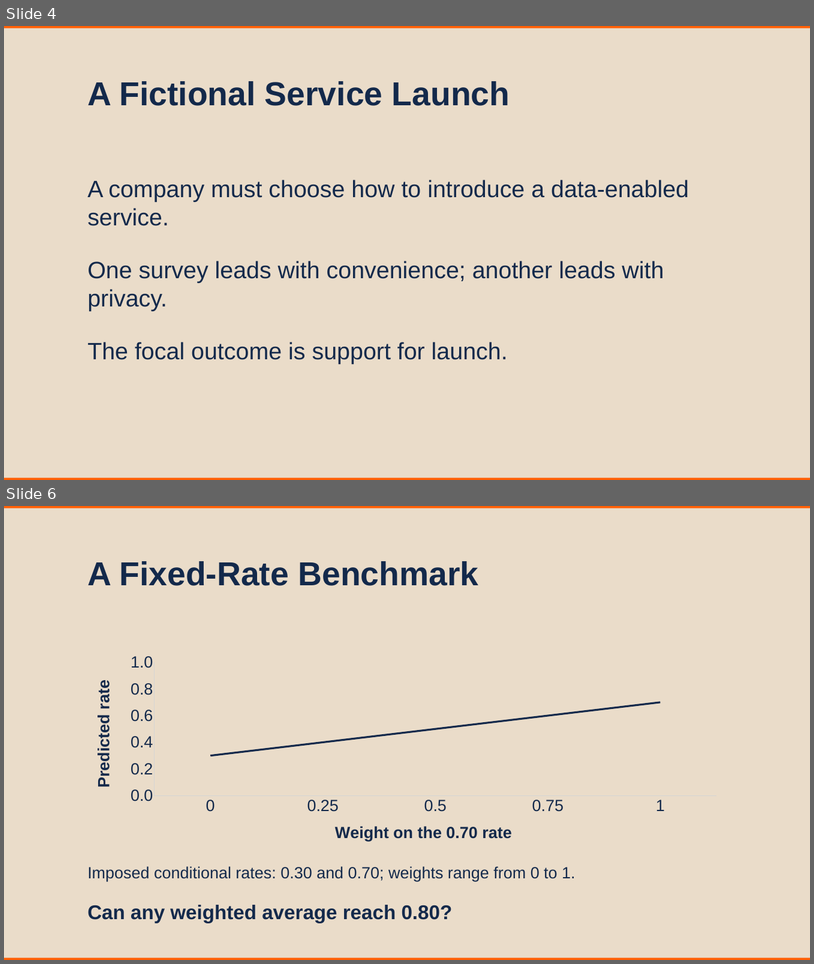
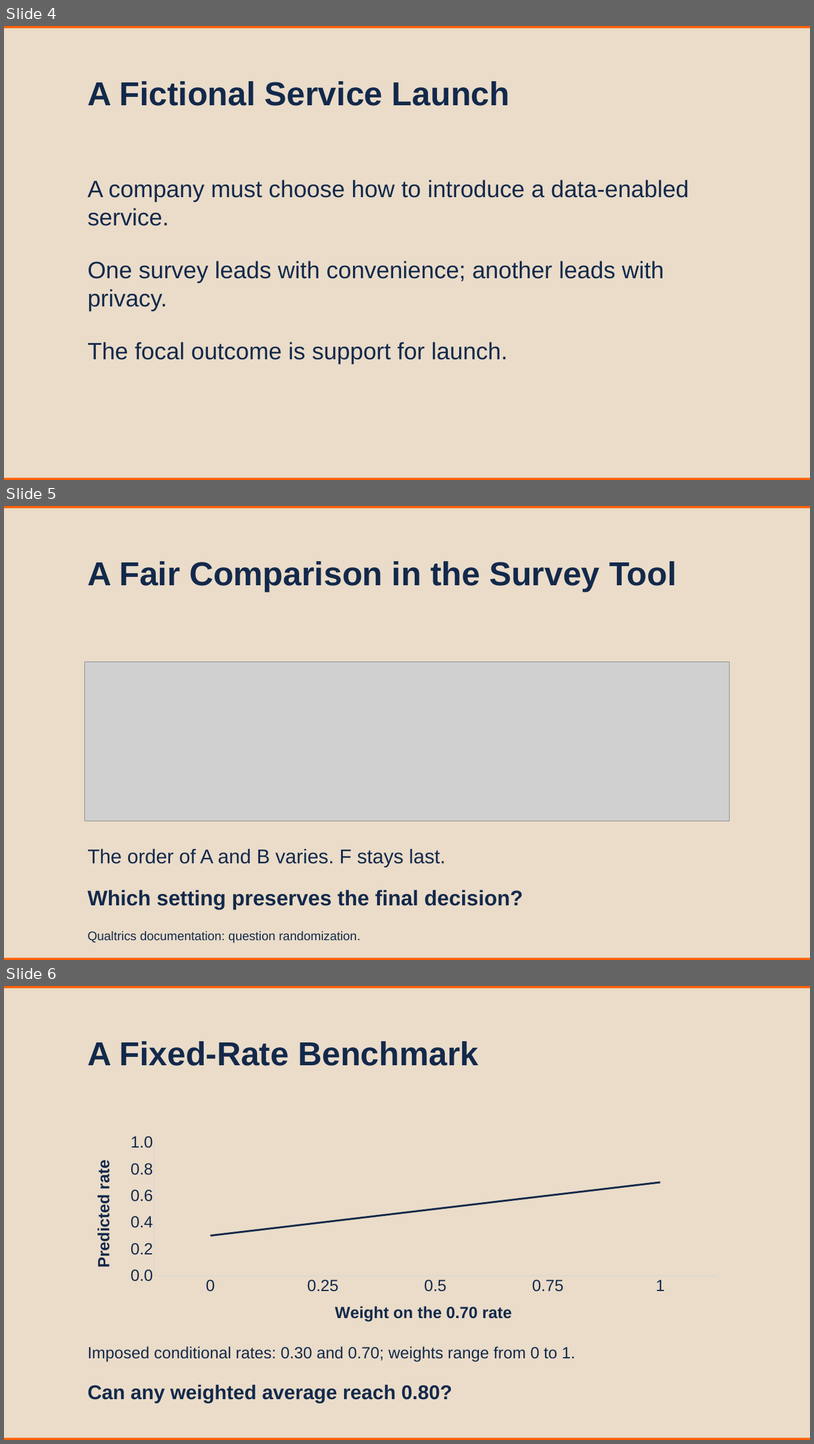
Before and after one commit to nene88991999/MSBAi_QuantumCognition, a slide deck: 03_Live_Sessions/M1S1_Judgment_and_the_Survey_Decision.pptx. Shown one above the other, each under a label of ours: slides 4 and 6 before the commit, slides 4, 5 and 6 after it; the slides between them are not shown. The pictures are 814x964 and 814x1444 pixels, drawn with LibreOffice and Linux fonts; fonts in the diff are those of the drawing; grey boxes stand for pictures. Boxes give left, top, right and bottom in pixels: in the first picture for what was removed or moved away, otherwise in the second. Text is boxed around its words. In the diff, an @@ line names an element or a change of style, - is before the commit and + after.

```diff
--- a/03_Live_Sessions/M1S1_Judgment_and_the_Survey_Decision.pptx
+++ b/03_Live_Sessions/M1S1_Judgment_and_the_Survey_Decision.pptx
@@ slide 5 added at (4,506,810,960), background #EADCC9 @@
@@ rectangle added at (4,506,810,508), fill #FF5F05 @@
@@ text added at (87,561,677,591), 80 pt, text #13294B, bold @@
+A Fair Comparison in the Survey Tool
@@ picture added at (84,661,730,820) @@
@@ text added at (87,849,446,867), 48 pt, text #13294B @@
+The order of A and B varies. F stays last.
@@ text added at (87,889,523,909), 51 pt, text #13294B, bold @@
+Which setting preserves the final decision?
@@ text added at (87,931,360,942), 30 pt, text #13294B @@
+Qualtrics documentation: question randomization.
@@ rectangle added at (4,957,810,960), fill #FF5F05 @@
```
Also in this commit, not shown: 2 other slides added, 3 slides removed, 34 other files.
